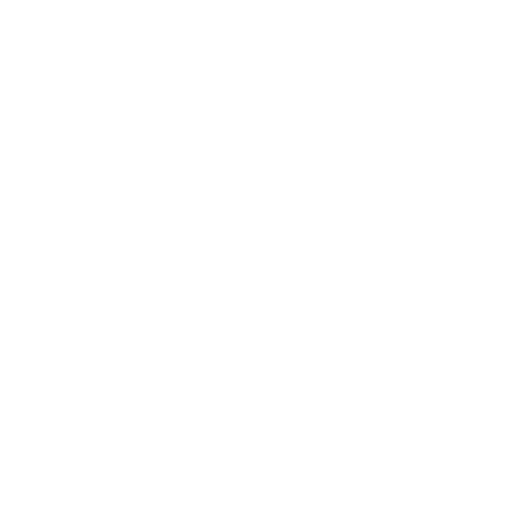
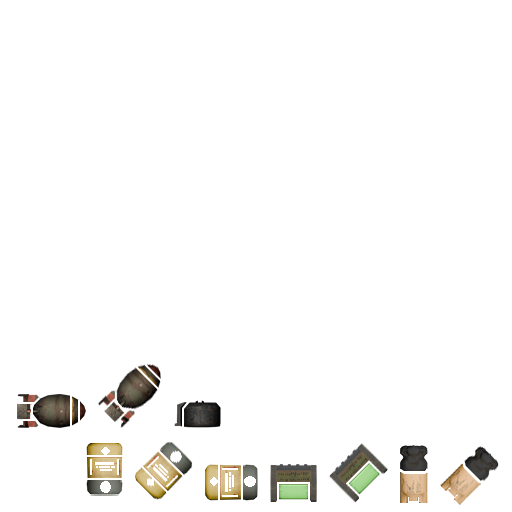
Comparing the layer stacks of the two 512px x 512px images. Changes:
added layer "GaussMagazine" above "MiniNuke" over (x1=174, y1=400, x2=221, y2=428)
added layer "MiniNuke" (1st of 2) above "MiniNuke" over (x1=98, y1=363, x2=162, y2=428)
added layer "MiniNuke" (2nd of 2) above "FusionCore" over (x1=17, y1=394, x2=86, y2=428)
added layer "FusionCore" (1st of 2) above "FusionCore" over (x1=400, y1=445, x2=428, y2=503)
added layer "FusionCore" (2nd of 2) above "PowerCellRotated" over (x1=440, y1=446, x2=499, y2=505)
renamed "Rectangle 1" to "PowerCellRotated", moved it above "PowerCell90", painted on it over (x1=135, y1=441, x2=193, y2=500)
renamed "Rectangle 1" to "PowerCell90", moved it above "PowerCell", painted on it over (x1=86, y1=443, x2=123, y2=496)
renamed "Rectangle 1" to "PowerCell", moved it above "PlasmaCellRotated", painted on it over (x1=205, y1=464, x2=271, y2=501)
added layer "PlasmaCellRotated" above "PlasmaCell" over (x1=329, y1=443, x2=388, y2=503)
added layer "PlasmaCell" above "Ellipse 1" over (x1=270, y1=464, x2=317, y2=502)